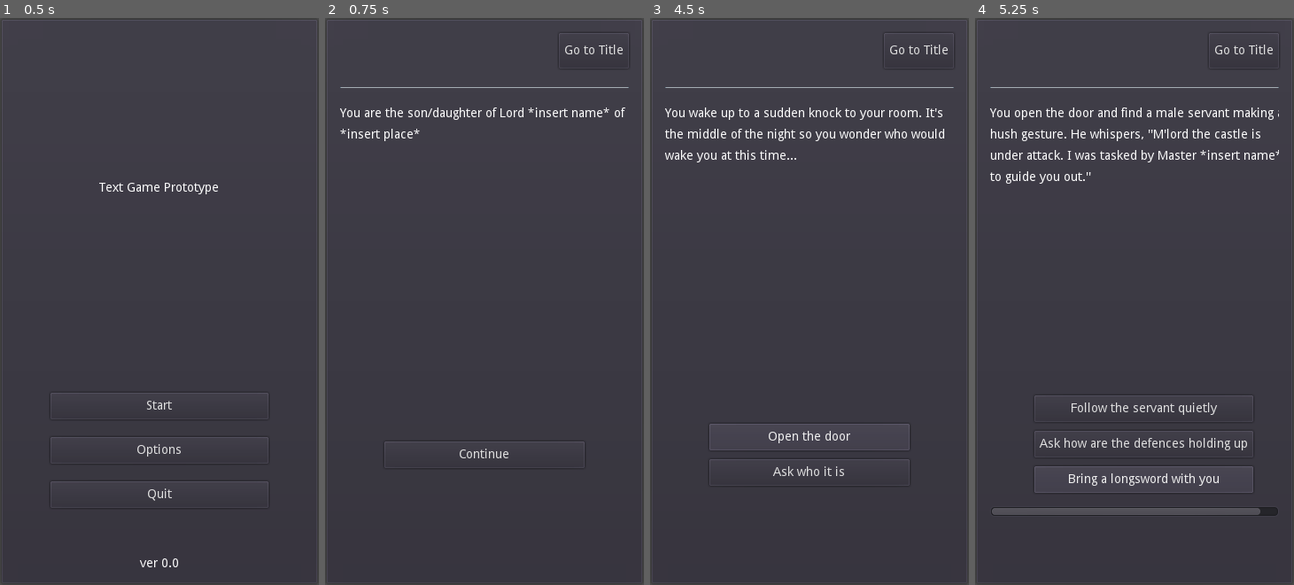
Above: before the commit, frames 1-4 (left to right).
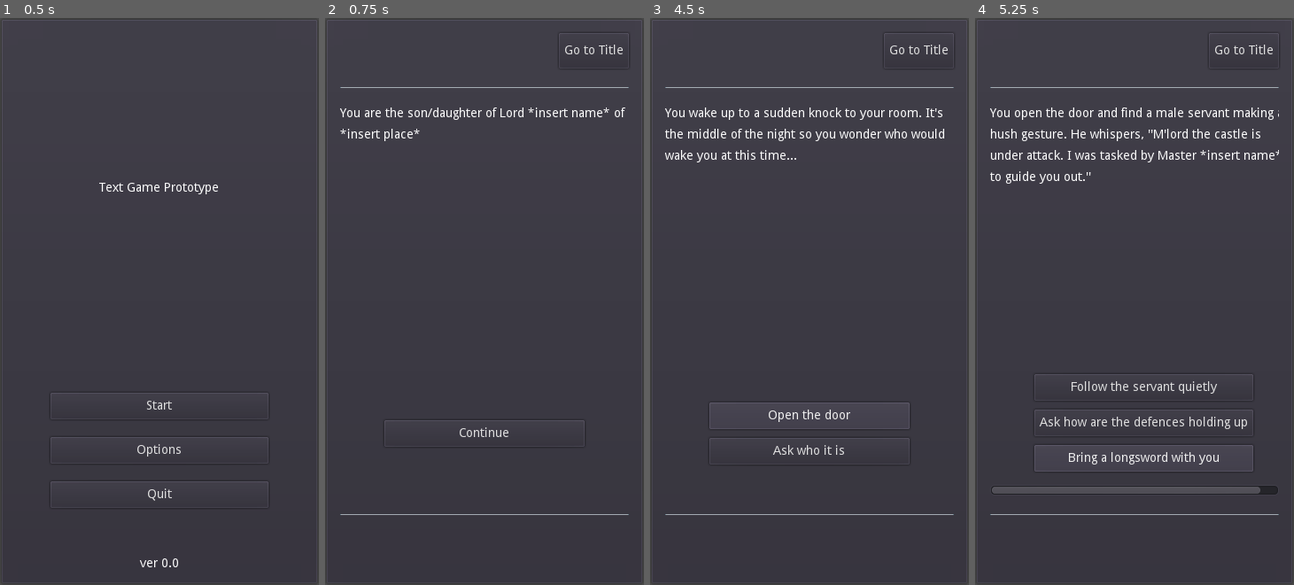
Above: after the commit, the same moments.

Repository: philipuriarte/A-Churchyard-of-Orphans
Game: Godot game, scene res://scenes/main.tscn
The game is run twice, just before and just after one commit, with the same random seed, the same clock (stepped at 60 frames per second) and the same inputs.
Inputs:
- Up to frame 1 (0.5 s): no input
- Up to frame 2 (0.75 s): click "Start" at 0.5 s
- Up to frame 3 (4.5 s): click "Go to Title" at 1.25 s; click "Start" at 2 s; click "Go to Title" at 2.75 s; click "Start" at 3.5 s; click "Continue" at 4.25 s
- Up to frame 4 (5.25 s): click "Open the door" at 5 s

Frame 1 is identical in both runs. In frame 2, 0.6% of the frame differs, in the area x 4-96%, y 70-88%; in frame 3, 1.5%; in frame 4, 4.6%, in the area x 4-96%, y 62-88%.

Commit message:
Add another HSeparator to separate ContentScroll and BottomContainer

Diff:
--- a/scenes/game_screen.tscn
+++ b/scenes/game_screen.tscn
@@ -50,13 +50,18 @@
 [node name="ContentScroll" type="ScrollContainer" parent="MarginContainer/MainCointainer"]
 margin_top = 84.0
 margin_right = 326.0
-margin_bottom = 546.0
+margin_bottom = 522.0
 size_flags_vertical = 3
 
 [node name="ContentContainer" parent="MarginContainer/MainCointainer/ContentScroll" instance=ExtResource( 2 )]
 margin_top = 0.0
 margin_right = 326.0
-margin_bottom = 462.0
+margin_bottom = 438.0
+
+[node name="HSeparator2" type="HSeparator" parent="MarginContainer/MainCointainer"]
+margin_top = 542.0
+margin_right = 326.0
+margin_bottom = 546.0
 
 [node name="BottomContainer" type="HBoxContainer" parent="MarginContainer/MainCointainer"]
 margin_top = 566.0
